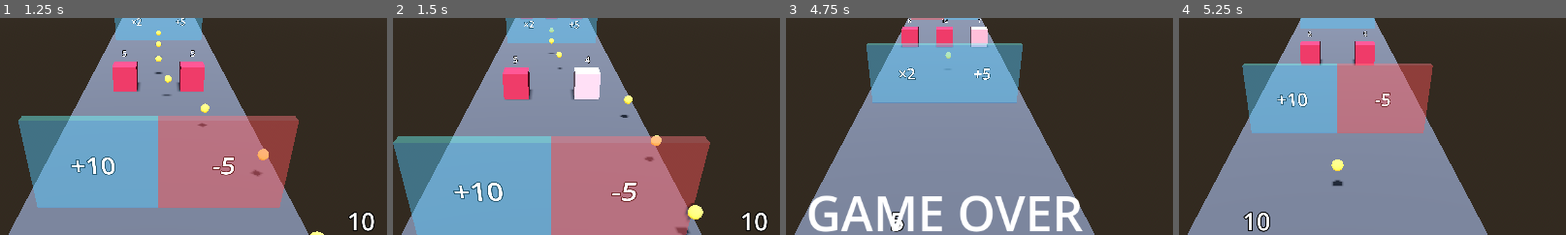
Above: before the commit, frames 1-4 (left to right).
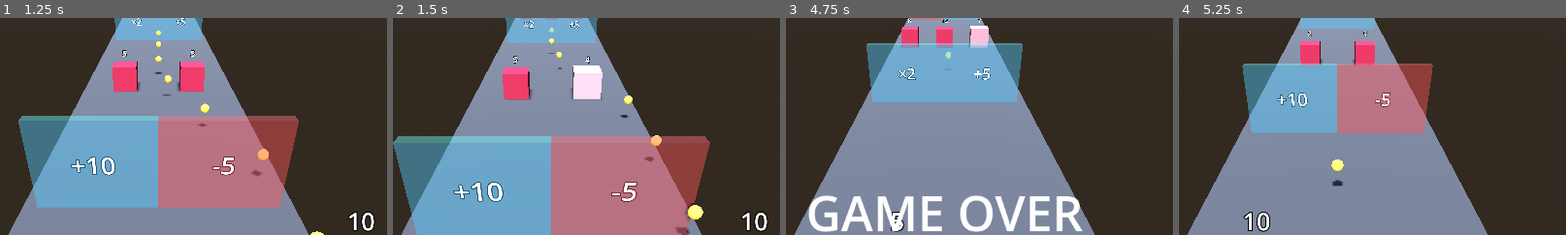
Above: after the commit, the same moments.

Repository: shuhei0916/music-shooter
Game: Godot game, scene res://scenes/main.tscn
The game is run twice, just before and just after one commit, with the same random seed, the same clock (stepped at 60 frames per second) and the same inputs.
Inputs (mouse positions are % of the whole screen's width and height, from its top left):
- Up to frame 1 (1.25 s): tap Enter (ui_accept) at 0.5, 0.77 s; move the mouse to (72, 45) at 0.52 s; hold D (move_right) from 0.53 s (still down); hold Shift from 0.53 s (still down); click (72, 45) at 0.67 s
- Up to frame 2 (1.5 s): release D (move_right) at 1.25 s; release Shift at 1.25 s; drag from (30, 55) to (45, 70) at 1.27 s
- Up to frame 3 (4.75 s): move the mouse to (60, 28) at 2.02 s; hold D (move_right) 2.03-2.75 s; tap Ctrl at 2.1 s; drag from (45, 70) to (20, 35) at 2.77 s; move the mouse to (80, 65) at 3.52 s; hold A (move_left) 3.53-4.25 s; tap Alt at 3.6 s; tap Enter (ui_accept) at 3.77 s; drag from (20, 35) to (35, 25) at 4.27 s
- Up to frame 4 (5.25 s): tap Enter (ui_accept) at 5 s; move the mouse to (55, 50) at 5.02 s; hold A (move_left) from 5.03 s (still down); hold Shift from 5.03 s (still down); click (55, 50) at 5.17 s
The pictures show only the part of the screen within x 30-79%, y 5-55%; the shares and areas given below are measured in that part.

Frame 1 is identical in both runs. In frame 2, 0.2% of the frame differs, in the area x 46-55%, y 21-38%; in frame 3, 0.1%; in frame 4, nothing differs.

Commit message:
feat: 敵に弾が当たると、見た目だけ少しふくらんで元に戻る
Co-Authored-By: Claude Opus 5.5 <noreply@anthropic.com>

Diff:
--- a/scripts/enemy.gd
+++ b/scripts/enemy.gd
@@ -3,6 +3,7 @@
 
 @export var start_hp := 3
 @export var flash_duration := 0.12
+@export var hit_scale := 1.15
 
 var health: Health
 var _base_color: Color
@@ -25,7 +26,7 @@
 	if _flash_left <= 0.0:
 		return
 	_flash_left = maxf(_flash_left - delta, 0.0)
-	_show_flash()
+	_show_hit_effect()
 
 
 func _on_area_entered(area: Area3D) -> void:
@@ -33,7 +34,7 @@
 		health.damage(1)
 		area.queue_free()
 		_flash_left = flash_duration
-		_show_flash()
+		_show_hit_effect()
 	elif area is Player:
 		area.health.clash(health)
 	_hp_label.text = str(health.hp)
@@ -41,6 +42,7 @@
 		queue_free()
 
 
-func _show_flash() -> void:
+func _show_hit_effect() -> void:
 	var t := _flash_left / flash_duration
 	_body.material_override.albedo_color = _base_color.lerp(Color.WHITE, t)
+	_body.scale = Vector3.ONE * lerpf(1.0, hit_scale, t)
--- a/test/scene/test_enemy.gd
+++ b/test/scene/test_enemy.gd
@@ -56,3 +56,16 @@
 	enemy.area_entered.emit(add_child_autofree(BulletScene.instantiate()))
 	simulate(enemy, 3, 0.1)
 	assert_eq(_body_color(enemy), original)
+
+
+func test_弾が当たると少しふくらむ():
+	var enemy := _make_enemy(5)
+	enemy.area_entered.emit(add_child_autofree(BulletScene.instantiate()))
+	assert_gt(enemy.get_node("Body").scale.x, 1.0)
+
+
+func test_ふくらんだあと時間がたつと元の大きさに戻る():
+	var enemy := _make_enemy(5)
+	enemy.area_entered.emit(add_child_autofree(BulletScene.instantiate()))
+	simulate(enemy, 3, 0.1)
+	assert_eq(enemy.get_node("Body").scale, Vector3.ONE)
Not shown, changed: todo.md
